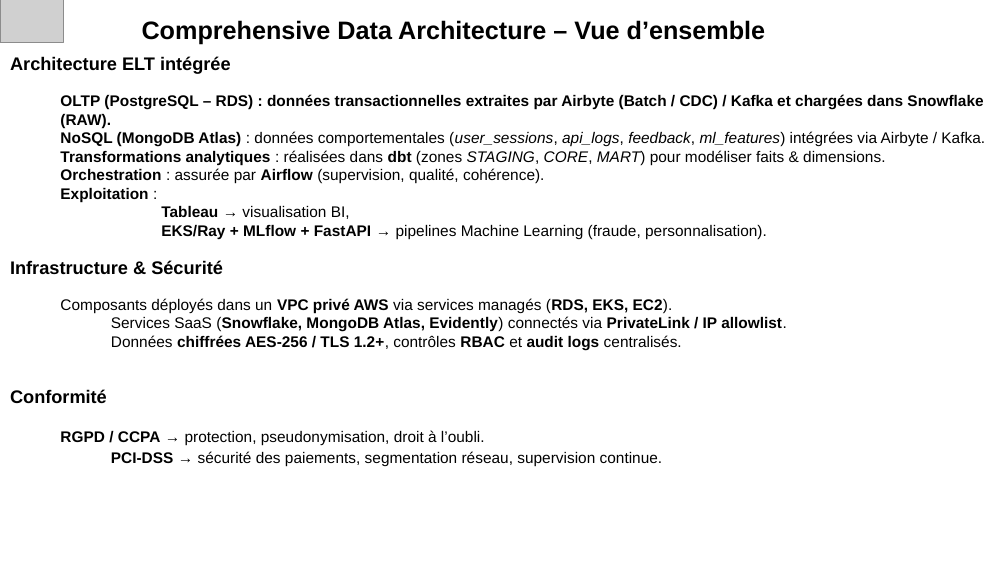
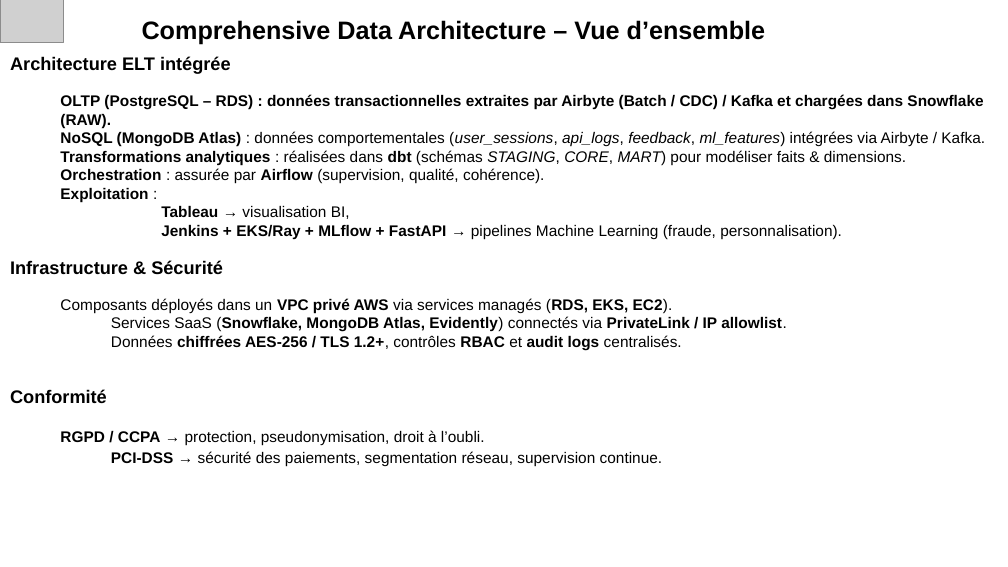
Before and after one commit to aurelienchalm/LDS_block_2_lead, a slide deck: slide 4 of LDS_Block_2_Lead.pptx. Drawn at 1008x567 pixels with LibreOffice and Linux fonts; fonts in the diff are those of the drawing; grey boxes stand for pictures. Boxes give left, top, right and bottom in pixels: in the first picture for what was removed or moved away, otherwise in the second. Text is boxed around its words. In the diff, an @@ line names an element or a change of style, - is before the commit and + after.

```diff
--- a/LDS_Block_2_Lead.pptx
+++ b/LDS_Block_2_Lead.pptx
@@ title at (x1=60, y1=94, x2=985, y2=239): text changed @@
-OLTP (PostgreSQL – RDS) : données transactionnelles extraites par Airbyte (Batch / CDC) / Kafka et chargées dans Snowflake (RAW).
-NoSQL (MongoDB Atlas) : données comportementales (user_sessions, api_logs, feedback, ml_features) intégrées via Airbyte / Kafka.
-Transformations analytiques : réalisées dans dbt (zones STAGING, CORE, MART) pour modéliser faits & dimensions.
-Orchestration : assurée par Airflow (supervision, qualité, cohérence).
-Exploitation :
-Tableau → visualisation BI,
-EKS/Ray + MLflow + FastAPI → pipelines Machine Learning (fraude, personnalisation).
+OLTP (PostgreSQL – RDS) : données transactionnelles extraites par Airbyte (Batch / CDC) / Kafka et chargées dans Snowflake (RAW).
+NoSQL (MongoDB Atlas) : données comportementales (user_sessions, api_logs, feedback, ml_features) intégrées via Airbyte / Kafka.
+Transformations analytiques : réalisées dans dbt (schémas STAGING, CORE, MART) pour modéliser faits & dimensions.
+Orchestration : assurée par Airflow (supervision, qualité, cohérence).
+Exploitation :
+Tableau → visualisation BI,
+Jenkins + EKS/Ray + MLflow + FastAPI → pipelines Machine Learning (fraude, personnalisation).
```
Also in this commit, not shown: 6 other slides changed, 10 other files.
